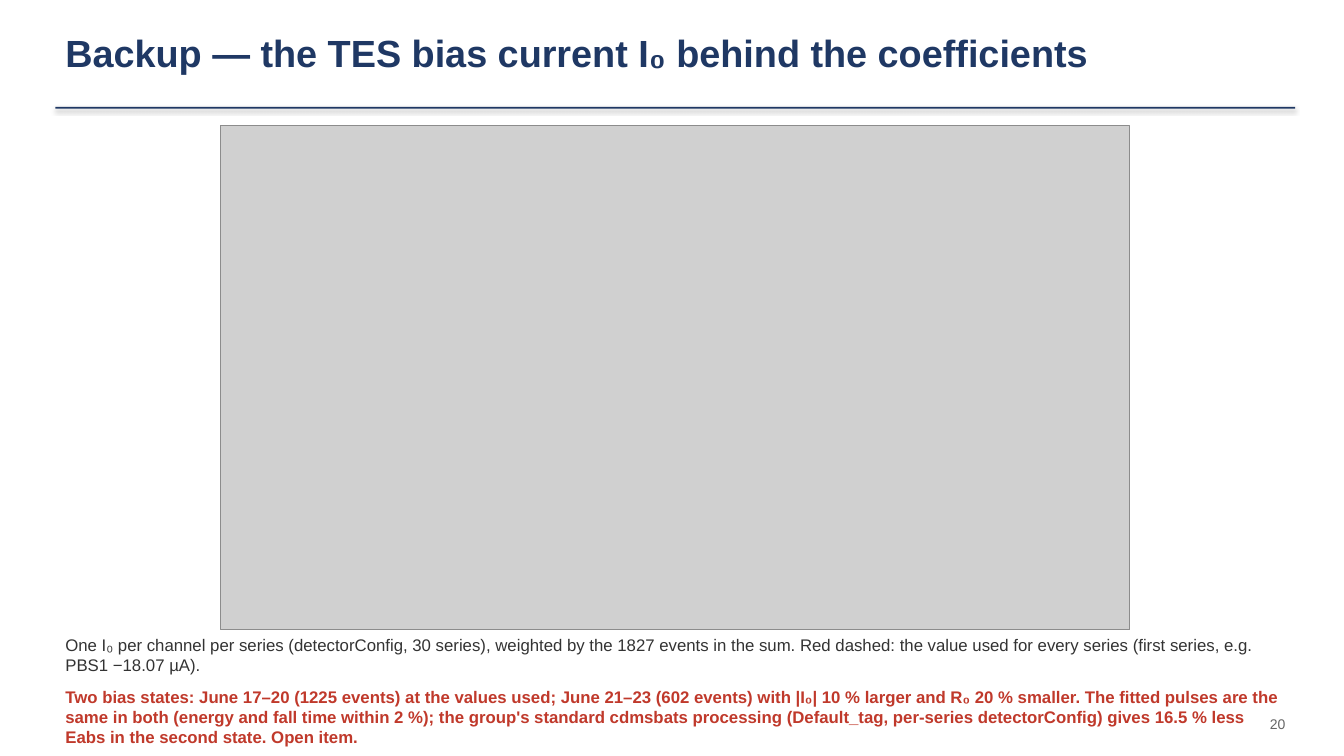
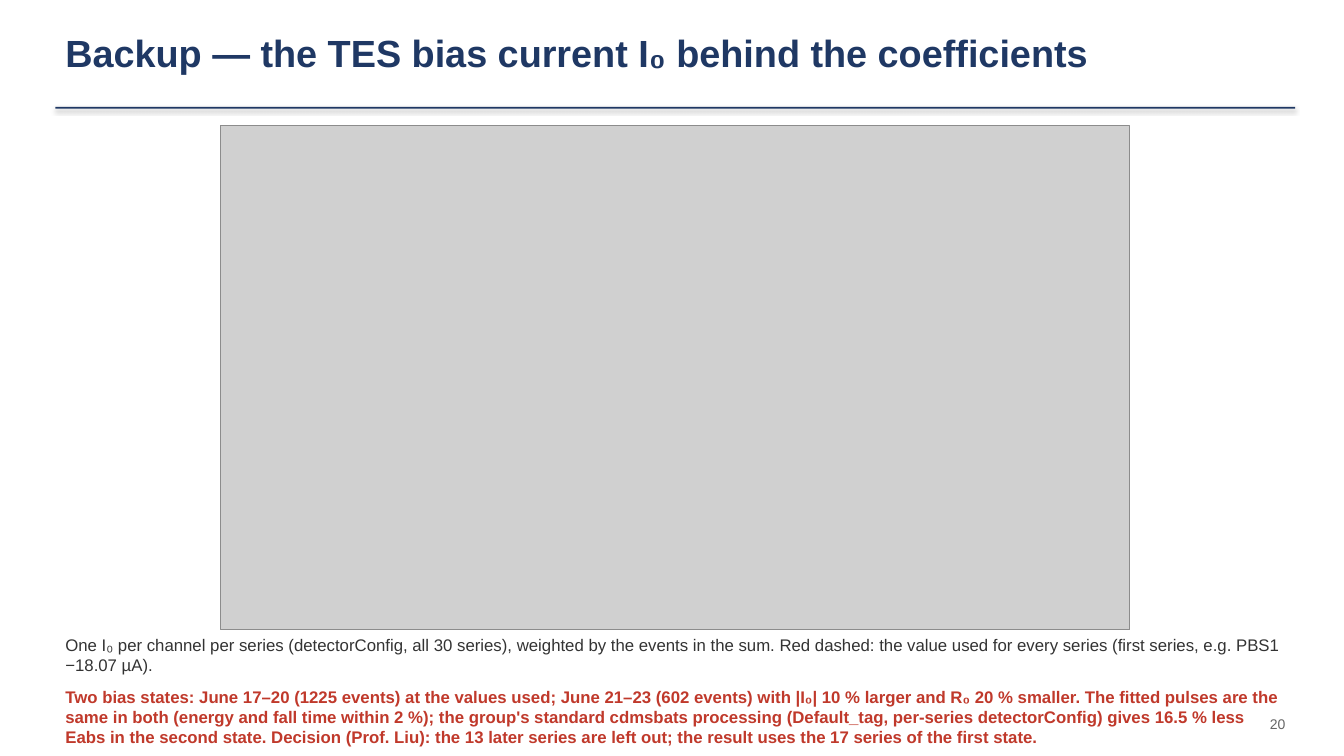
Before and after one commit to ZhihengLi0/urop, a slide deck: slide 20 of snolab_run4_phonon_pulse_analysis/collection_efficiency/presentation/SNOLAB_R4_collection_efficiency_20260910.pptx. Drawn at 1344x756 pixels with LibreOffice and Linux fonts; fonts in the diff are those of the drawing; grey boxes stand for pictures. Boxes give left, top, right and bottom in pixels: in the first picture for what was removed or moved away, otherwise in the second. Text is boxed around its words. In the diff, an @@ line names an element or a change of style, - is before the commit and + after.

```diff
--- a/snolab_run4_phonon_pulse_analysis/collection_efficiency/presentation/SNOLAB_R4_collection_efficiency_20260910.pptx
+++ b/snolab_run4_phonon_pulse_analysis/collection_efficiency/presentation/SNOLAB_R4_collection_efficiency_20260910.pptx
@@ text at box(65, 639, 1279, 747): text changed @@
-One I₀ per channel per series (detectorConfig, 30 series), weighted by the 1827 events in the sum. Red dashed: the value used for every series (first series, e.g. PBS1 −18.07 µA).
-Two bias states: June 17–20 (1225 events) at the values used; June 21–23 (602 events) with |I₀| 10 % larger and R₀ 20 % smaller. The fitted pulses are the same in both (energy and fall time within 2 %); the group's standard cdmsbats processing (Default_tag, per-series detectorConfig) gives 16.5 % less Eabs in the second state. Open item.
+One I₀ per channel per series (detectorConfig, all 30 series), weighted by the events in the sum. Red dashed: the value used for every series (first series, e.g. PBS1 −18.07 µA).
+Two bias states: June 17–20 (1225 events) at the values used; June 21–23 (602 events) with |I₀| 10 % larger and R₀ 20 % smaller. The fitted pulses are the same in both (energy and fall time within 2 %); the group's standard cdmsbats processing (Default_tag, per-series detectorConfig) gives 16.5 % less Eabs in the second state. Decision (Prof. Liu): the 13 later series are left out; the result uses the 17 series of the first state.
```
Also in this commit, not shown: 6 other slides changed, 31 other files.
